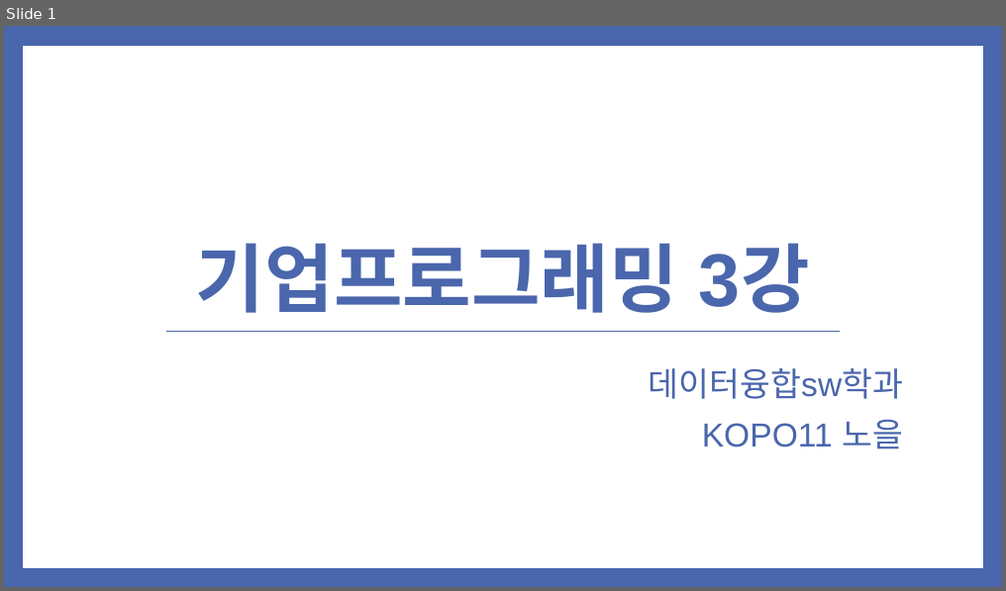
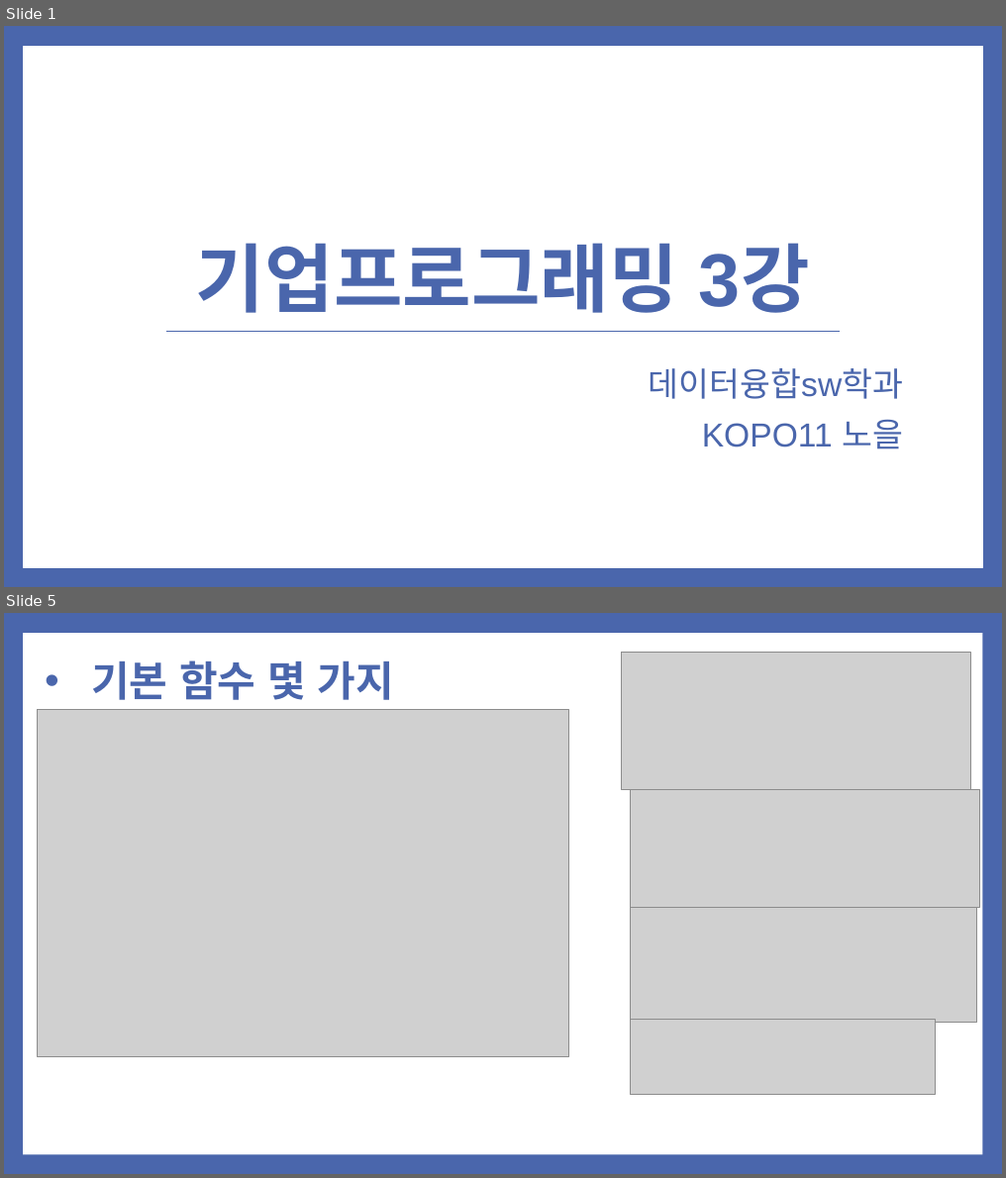
Before and after one commit to noheul1030/KOPO-HTML, a slide deck: 과제PPT/기업업무 3강.pptx. Shown one above the other, each under a label of ours: slide 1 before the commit, slides 1 and 5 after it; the slides between them are not shown. The pictures are 1006x591 and 1006x1178 pixels, drawn with LibreOffice and Linux fonts; fonts in the diff are those of the drawing; grey boxes stand for pictures. Boxes give left, top, right and bottom in pixels: in the first picture for what was removed or moved away, otherwise in the second. Text is boxed around its words. In the diff, an @@ line names an element or a change of style, - is before the commit and + after.

```diff
--- a/과제PPT/기업업무 3강.pptx
+++ b/과제PPT/기업업무 3강.pptx
@@ slide 5 added at (4, 613, 1002, 1174), background #4A66AC @@
@@ rectangle added at (23, 633, 982, 1155), fill #FFFFFF @@
@@ text added at (91, 661, 394, 700), 40 pt, text #4A66AC, bold @@
+• 기본 함수 몇 가지
@@ picture added at (621, 652, 970, 789) @@
@@ picture added at (38, 710, 569, 1057) @@
@@ picture added at (631, 789, 980, 907) @@
@@ picture added at (631, 907, 978, 1022) @@
@@ picture added at (631, 1020, 936, 1094) @@
```
Also in this commit, not shown: 1 slide changed, 26 other slides added, 25 slides removed.
